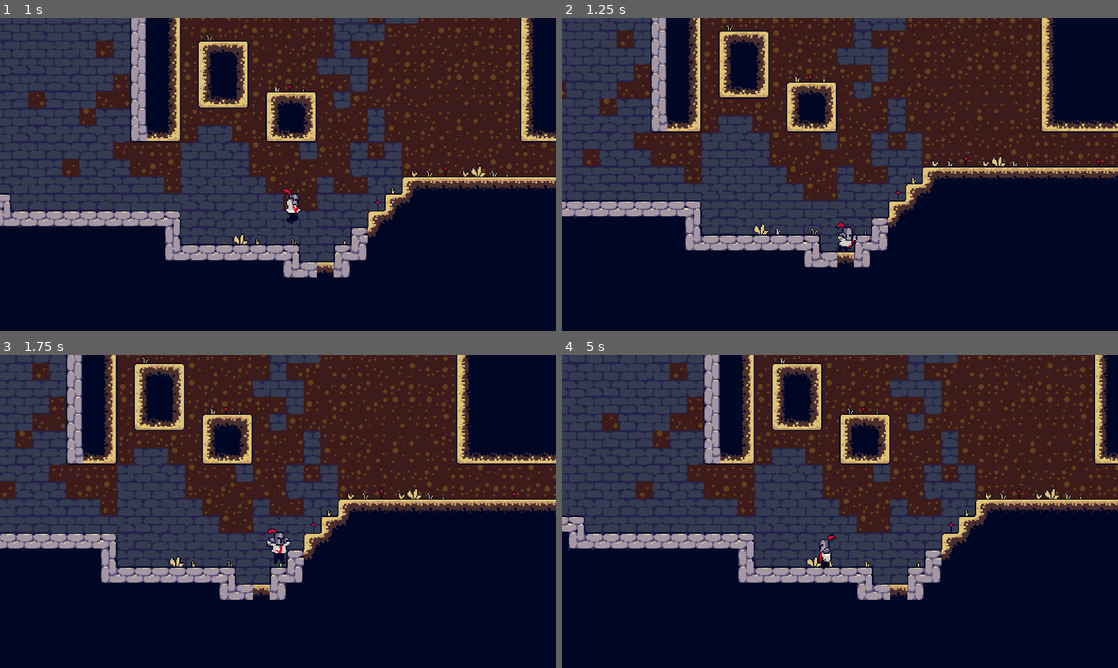
Above: before the commit, frames 1-4 (two rows, left to right).
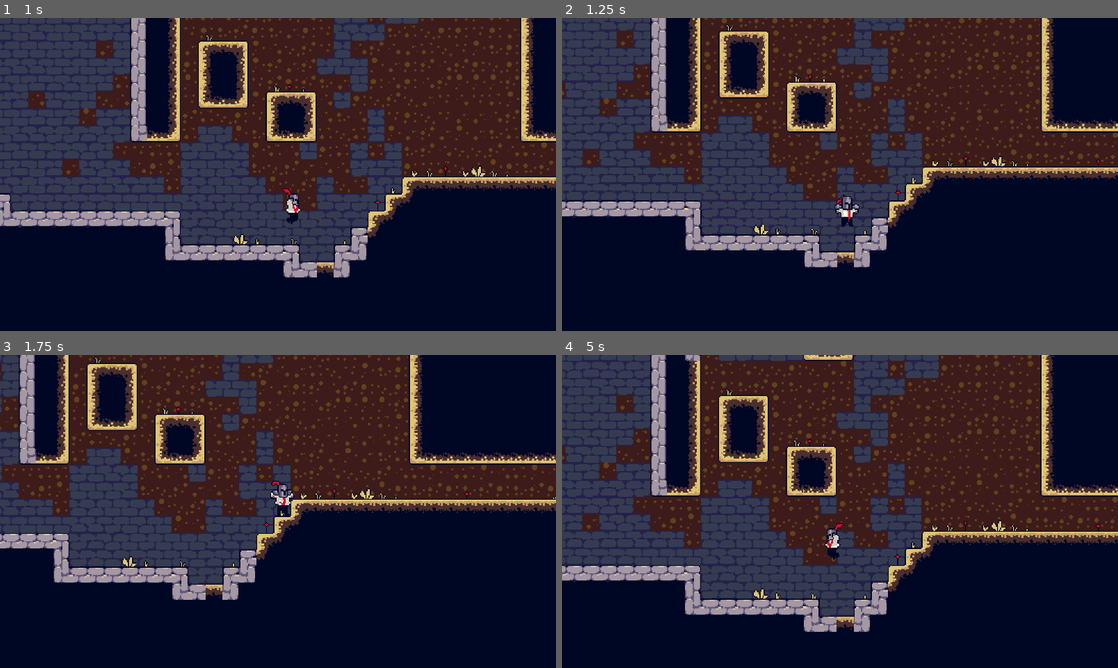
Above: after the commit, the same moments.

Repository: Lukko-Digital/You-Made-The-Dungeon
Game: Godot game, scene res://scenes/main.tscn
Two runs of this game, one before a commit and one after it. Both use one fixed random seed, a clock stepped at 60 frames per second and the inputs below.
Inputs:
- Up to frame 1 (1 s): tap Enter at 0.5 s; hold D (right) from 0.53 s (still down); tap Space (jump) at 0.6, 0.77 s
- Up to frame 2 (1.25 s): keep holding D (right); tap Space (jump) at 1.07 s
- Up to frame 3 (1.75 s): keep holding D (right); tap Space (jump) at 1.35, 1.52 s
- Up to frame 4 (5 s): tap Space (jump) at 1.82, 2.1, 2.85, 3.02, 3.32, 3.6, 3.77, 4.07, 4.35, 4.52, 4.82 s; release D (right) at 2.03 s; hold A (left) 2.03-2.78 s; hold D (right) 2.78-4.28 s; hold A (left) from 4.28 s (still down)

Frame 1 is identical in both runs. In frame 2, 1.0% of the frame differs, in the area x 0-97%, y 0-80%; in frame 3, 34%; in frame 4, 49%, in the area x 0-100%, y 0-89%.

Commit message:
fixed coyote time

Diff:
--- a/scripts/player.gd
+++ b/scripts/player.gd
@@ -43,11 +43,22 @@
 
 	velocity.x = move_toward(velocity.x, direction * RUN_SPEED, accel * accel_coeff * delta)
 
+var buffer_time = 0;
+
 func handle_movement_jump(delta: float) -> void:
 
-	if is_on_floor():
-		if Input.is_action_just_pressed("jump"):
+	if buffer_time > 0:
+		if is_on_floor():
 			velocity += Vector2.UP * JUMP_SPEED
+			buffer_time = 0
+		else:
+			buffer_time -= delta
+	if Input.is_action_just_pressed("jump"):
+		if is_on_floor():
+			velocity += Vector2.UP * JUMP_SPEED
+		else:
+			buffer_time = COYOTE_TIME_SECS
+
 
 	if velocity.y < -100 and Input.is_action_just_released("jump"):
 		velocity.y = -100
